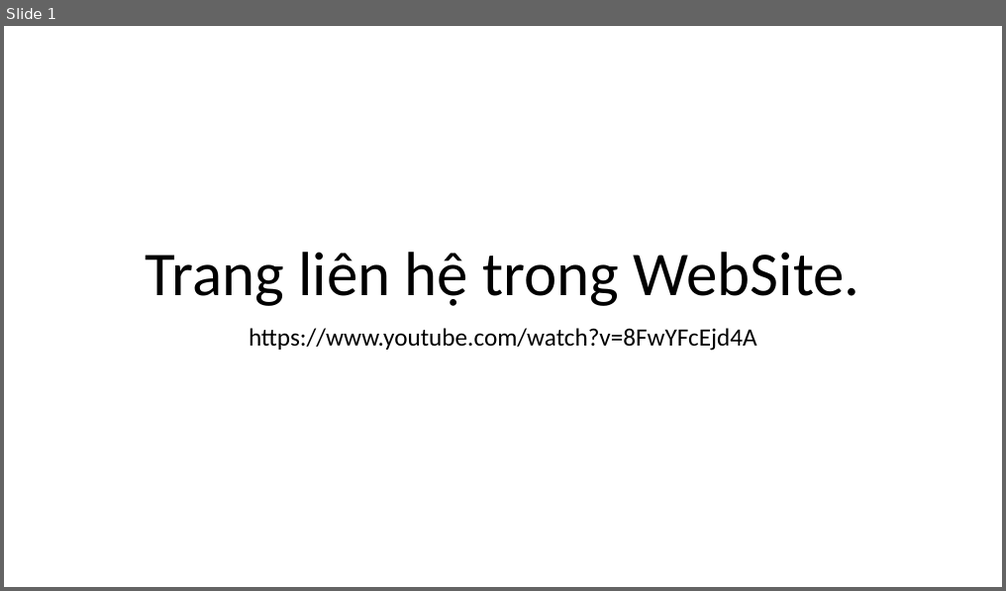
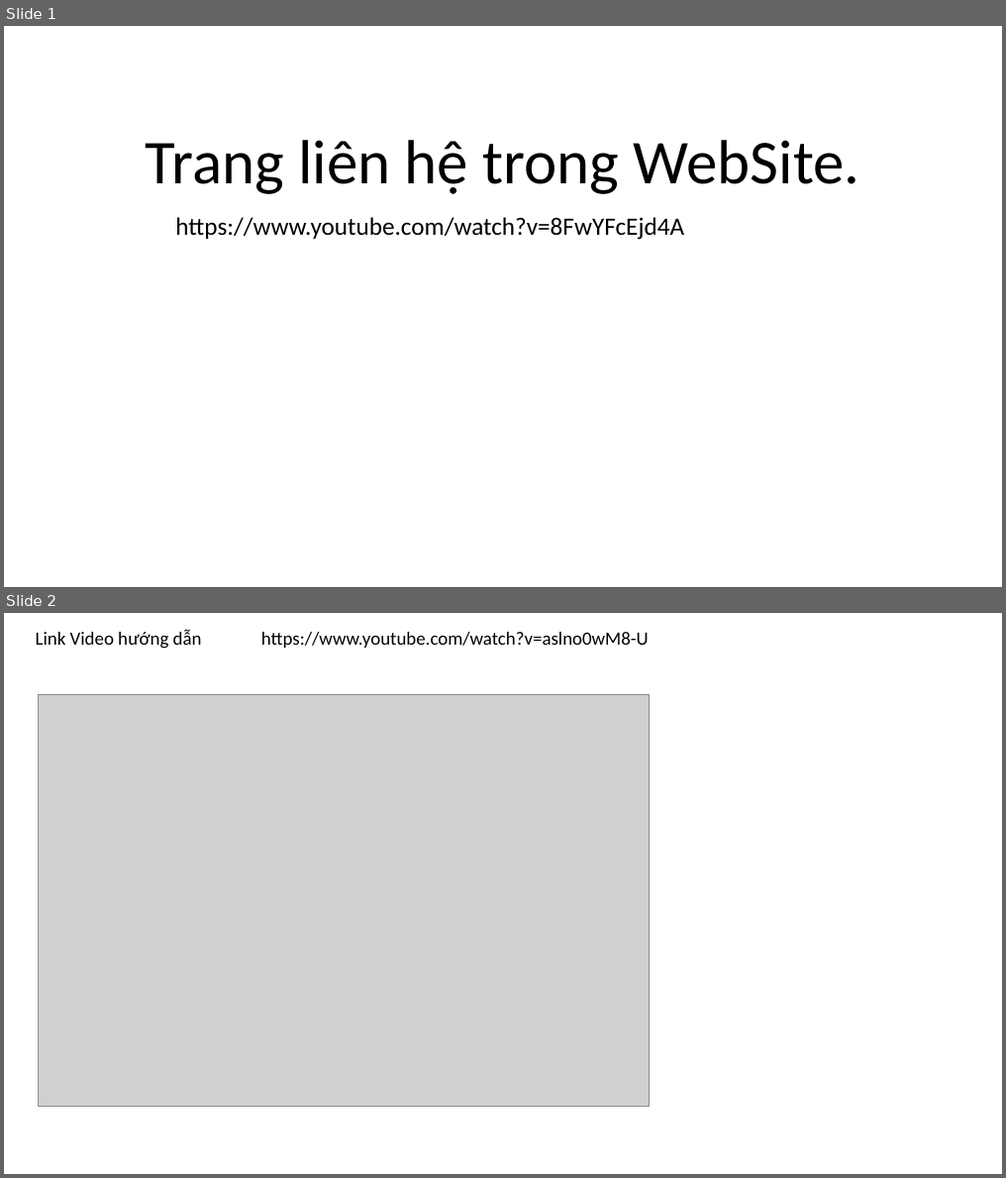
Before and after one commit to DangVanDoan05/WordPress, a slide deck: Tạo trang liên hệ trong WebSite.pptx. Shown one above the other, each under a label of ours: slide 1 before the commit, slides 1 and 2 after it. The pictures are 1006x591 and 1006x1178 pixels, drawn with LibreOffice and Linux fonts; fonts in the diff are those of the drawing; grey boxes stand for pictures. Boxes give left, top, right and bottom in pixels: in the first picture for what was removed or moved away, otherwise in the second. Text is boxed around its words. In the diff, an @@ line names an element or a change of style, - is before the commit and + after.

```diff
--- a/Tạo trang liên hệ trong WebSite.pptx
+++ b/Tạo trang liên hệ trong WebSite.pptx
@@ slide 2 added at (4, 613, 1002, 1174), background #FFFFFF @@
@@ text added at (36, 630, 202, 649), 18 pt, text #000000 @@
+Link Video hướng dẫn
@@ text added at (261, 632, 648, 648), 18 pt, text #000000 @@
+https://www.youtube.com/watch?v=aslno0wM8-U
@@ picture added at (38, 694, 649, 1107) @@
@@ slide 1 changed as well @@
@@ title "Trang liên hệ trong WebSite.": place and size @@
-title "Trang liên hệ trong WebSite." at (146, 252, 860, 306)
+title "Trang liên hệ trong WebSite." at (146, 140, 860, 194)
@@ subtitle "https://www.youtube.com/watch?v=8FwYFcEjd4A": place and size @@
-subtitle "https://www.youtube.com/watch?v=8FwYFcEjd4A" at (249, 328, 757, 351)
+subtitle "https://www.youtube.com/watch?v=8FwYFcEjd4A" at (175, 217, 684, 240)
```
Also in this commit, not shown: 2 other slides changed, 24 other slides added, 7 slides removed.
